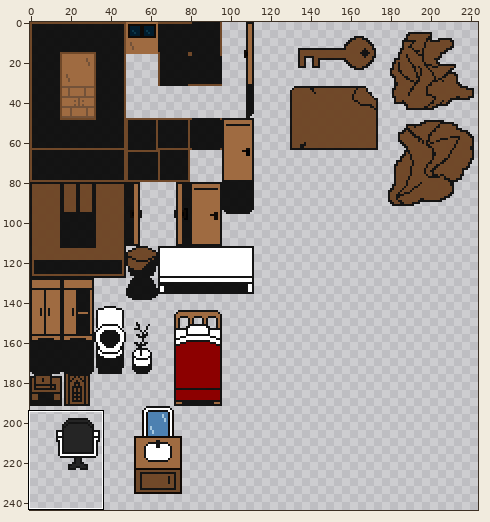
Pixel-art file, stored at assets/aseprite/tilemap_home.ase. Above, an overview of the earlier version with the close-up marked.
Close-up. The starting point:
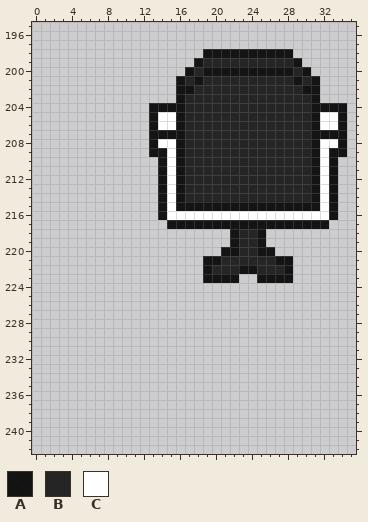
224x320 pixels, 1 frame. Colours within 5 levels of each other are drawn and written as one. Shown: x 0..35, y 195..242. The wide view leaves out empty margins. The commit also changed other parts of the picture, which this record leaves out.
Visible layers, top first: "HOME/Black", "HOME/Glass", "HOME/White", "HOME/BrownTop", "HOME/BrownBottom", "BG".
Palette (. is transparent): A #000000e6  B #252525  C #ffffff
Pixels before, first column x 13:
198 ......AAAAAAAAAA......
199 .....ABBBBBBBBBBA.....
200 ....ABAAAAAAAAAABA....
201 ...ABABBBBBBBBBBABA...
202 ...AABBBBBBBBBBBBAA...
203 ...ABBBBBBBBBBBBBBA...
204 AAAABBBBBBBBBBBBBBAAAA
205 ACCABBBBBBBBBBBBBBACCA
206 ACCABBBBBBBBBBBBBBACCA
207 AAAABBBBBBBBBBBBBBAAAA
208 ACCABBBBBBBBBBBBBBACCA
209 AACABBBBBBBBBBBBBBACAA
210 .ACABBBBBBBBBBBBBBACA.
211 .ACABBBBBBBBBBBBBBACA.
212 .ACABBBBBBBBBBBBBBACA.
213 .ACABBBBBBBBBBBBBBACA.
214 .ACABBBBBBBBBBBBBBACA.
215 .ACAAAAAAAAAAAAAAAACA.
216 .ACCCCCCCCCCCCCCCCCCA.
217 ..AAAAAAAAAAAAAAAAAA..
218 .........ABBA.........
219 .........ABBA.........
220 ........AABBAA........
221 ......AABBBBBBAA......
222 ......ABBBAABBBA......
223 ......AAAA..AAAA......
Now the later version:
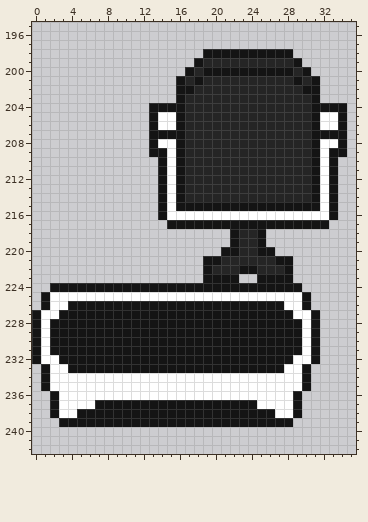
Changes in this commit:
Layers "HOME/Black", "HOME/White":
y 224: x 2..29 ............................ -> AAAAAAAAAAAAAAAAAAAAAAAAAAAA
y 225: x 1..30 .............................. -> ACCCCCCCCCCCCCCCCCCCCCCCCCCCCA
y 226: x 1..30 .............................. -> ACCAAAAAAAAAAAAAAAAAAAAAAAACCA
y 227: x 0..31 ................................ -> ACCAAAAAAAAAAAAAAAAAAAAAAAAAACCA
y 228..231: x 0..31 ................................ -> ACAAAAAAAAAAAAAAAAAAAAAAAAAAAACA
y 232: x 0..31 ................................ -> ACCAAAAAAAAAAAAAAAAAAAAAAAAAACCA
y 233: x 1..30 .............................. -> ACCAAAAAAAAAAAAAAAAAAAAAAAACCA
y 234..235: x 1..30 .............................. -> ACCCCCCCCCCCCCCCCCCCCCCCCCCCCA
y 236: x 2..29 ............................ -> ACCCCCCCCCCCCCCCCCCCCCCCCCCA
y 237: x 2..29 ............................ -> ACCCCAAAAAAAAAAAAAAAAAACCCCA
y 238: x 2..29 ............................ -> ACCAAAAAAAAAAAAAAAAAAAAAACCA
y 239: x 3..28 .......................... -> AAAAAAAAAAAAAAAAAAAAAAAAAA
Where, in picture pixels (left, top, right, bottom), the same in both close-ups:
added: (32, 283, 320, 427)
